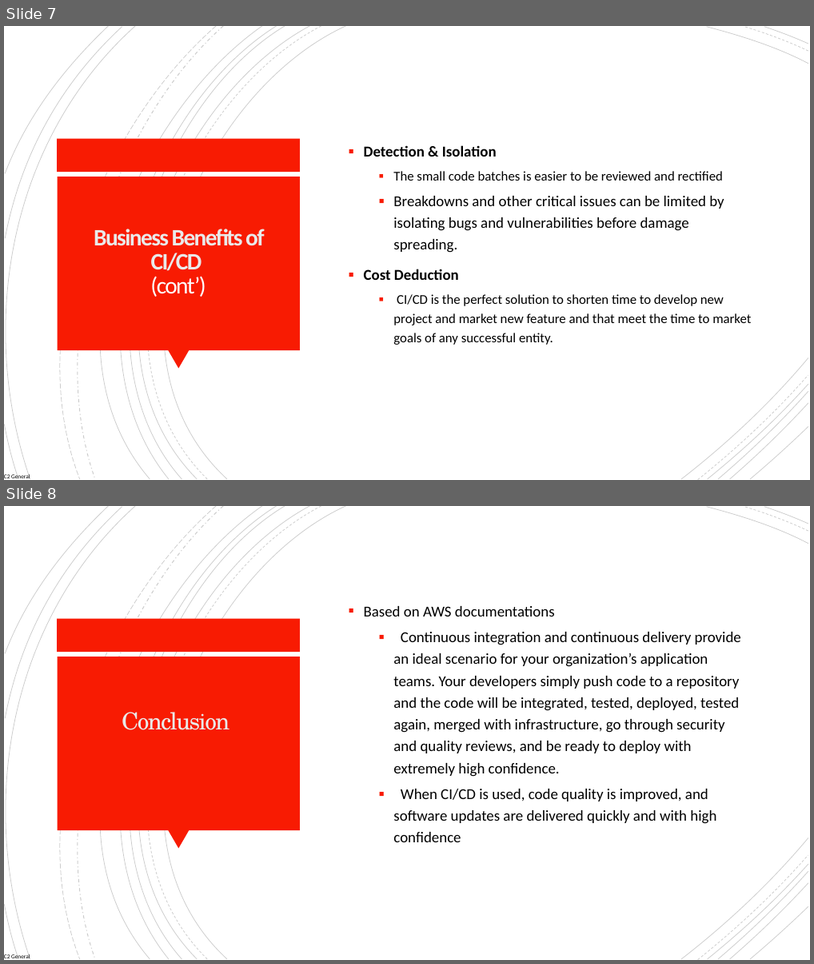
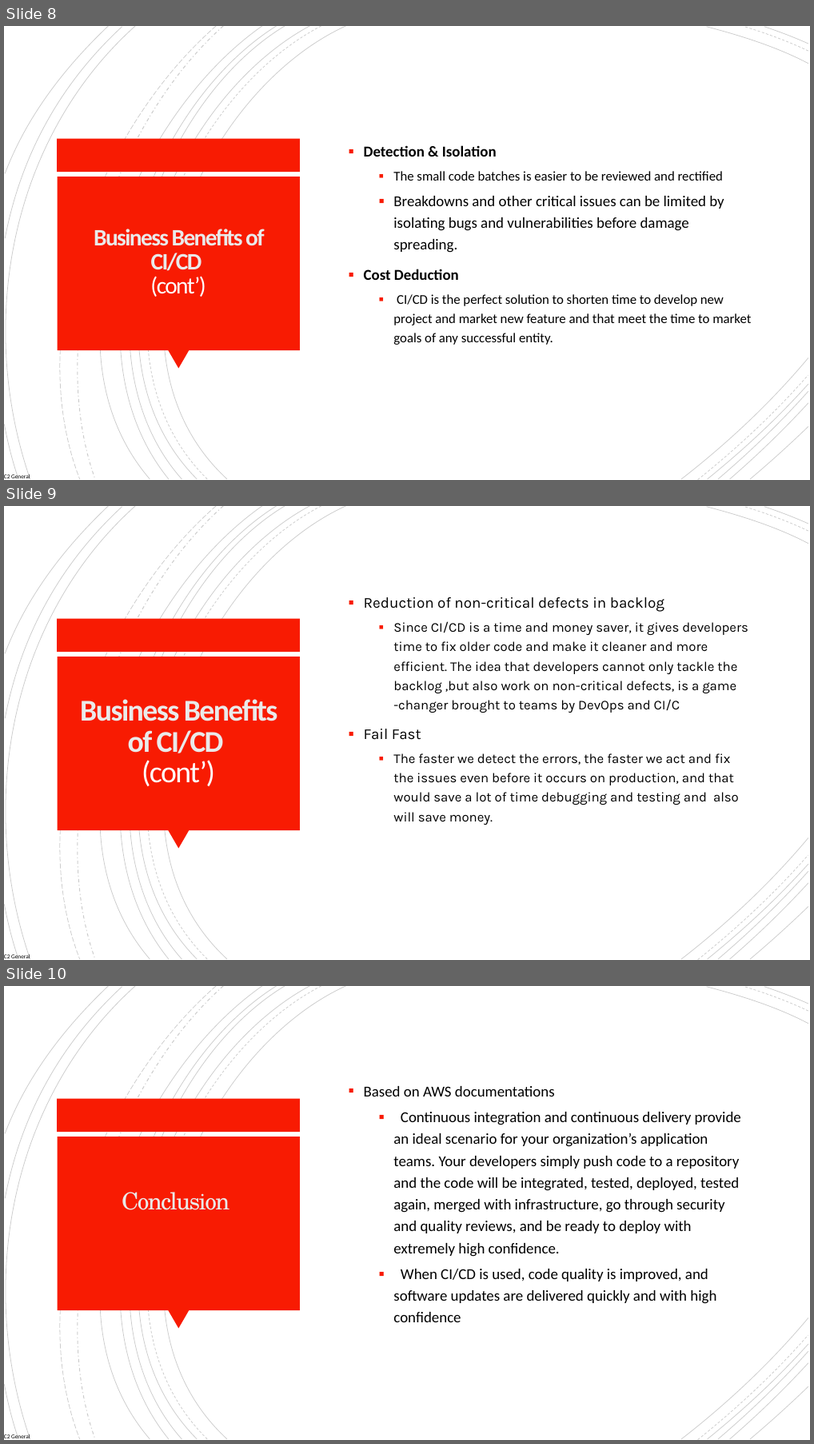
Before and after one commit to esraaelkholy/udapeople-finalcicd, a slide deck: Presentation1.pptx. Shown one above the other, each under a label of ours: slides 7 and 8 before the commit, slides 8, 9 and 10 after it. The pictures are 814x964 and 814x1444 pixels, drawn with LibreOffice and Linux fonts; fonts in the diff are those of the drawing. Boxes give left, top, right and bottom in pixels: in the first picture for what was removed or moved away, otherwise in the second. Text is boxed around its words. In the diff, an @@ line names an element or a change of style, - is before the commit and + after.

```diff
--- a/Presentation1.pptx
+++ b/Presentation1.pptx
@@ slide 9 added at (4, 506, 810, 960), background #FFFFFF; not listed: 25 template elements that a slide beside it also shows @@
@@ text added at (364, 597, 749, 824), 16 pt, text #000000 @@
+▪ Reduction of non-critical defects in backlog
+  ▪ Since CI/CD is a time and money saver, it gives developers time to fix older code and make it cleaner and more efficient. The idea that developers cannot only tackle the backlog ,but also work on non-critical defects, is a game -changer brought to teams by DevOps and CI/C
+▪ Fail Fast
+  ▪ The faster we detect the errors, the faster we act and fix the issues even before it occurs on production, and that would save a lot of time debugging and testing and also will save money.
@@ title added at (80, 699, 278, 786), 36 pt, text #EAEAEA, bold @@
+Business Benefits of CI/CD
+(cont’)
@@ what was slide 7 is now slide 8 @@
@@ what was slide 8 is now slide 10 @@
```
Also in this commit, not shown: 1 other slide added, 3 other files.
